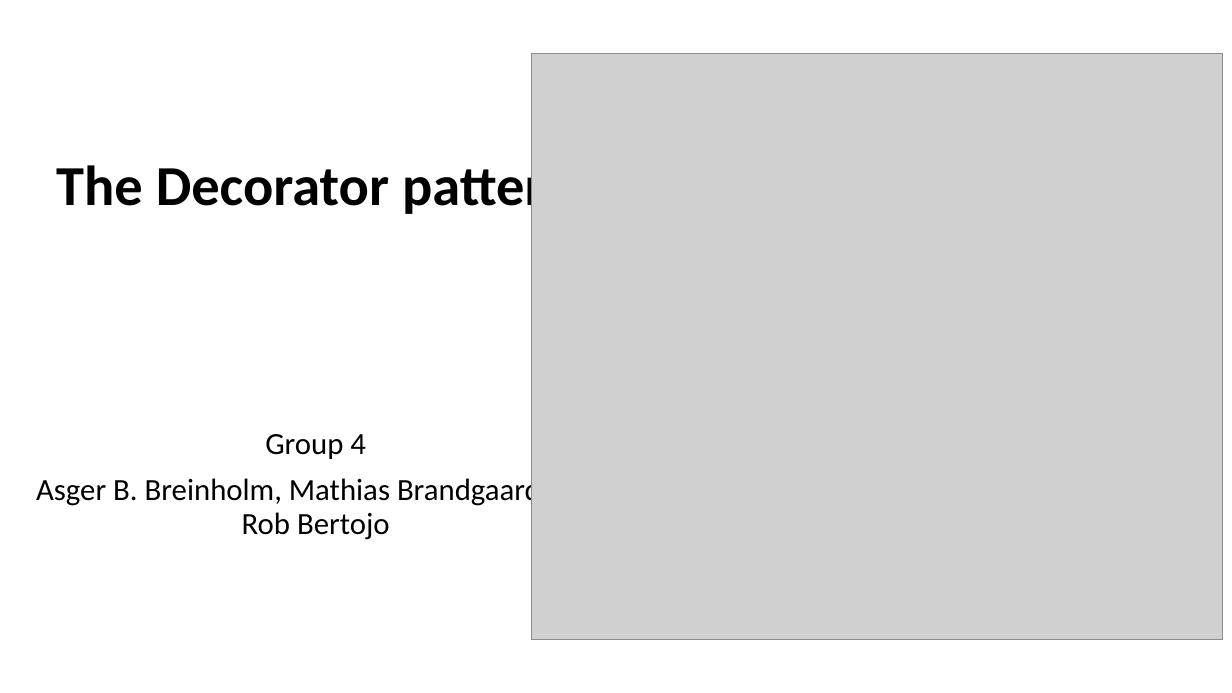
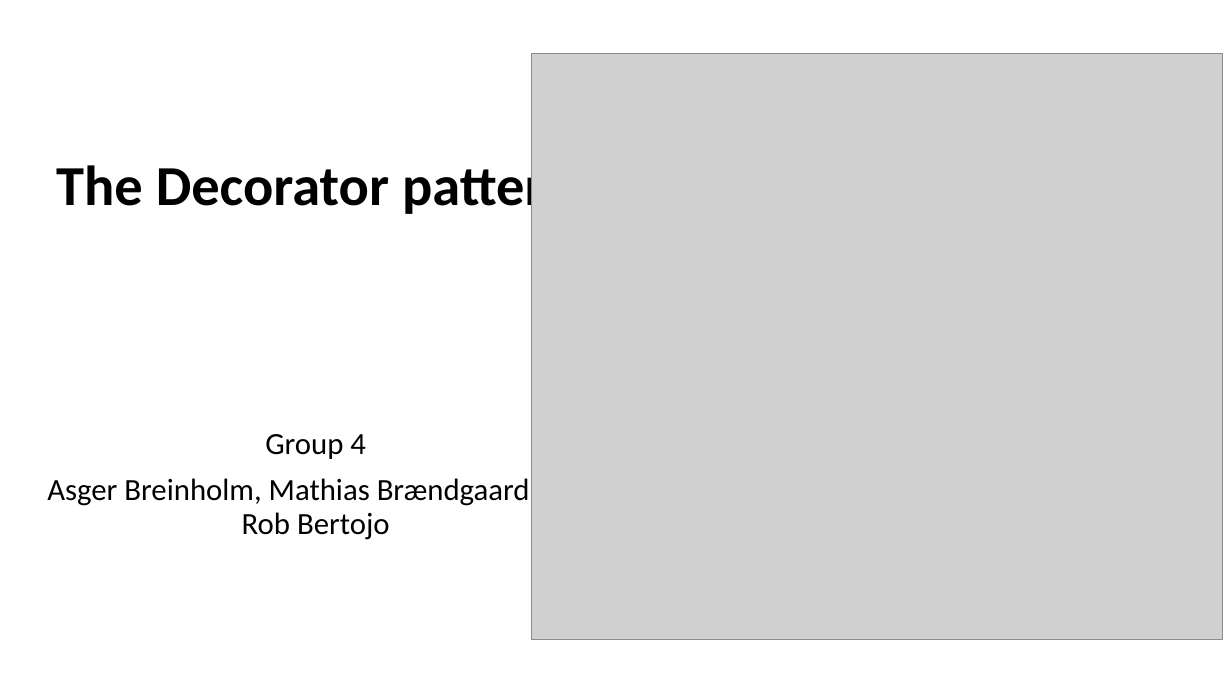
Before and after one commit to DaloonOfDoom/E21SWD_Assignment, a slide deck: slide 1 of Slides/The Decorator pattern.pptx. Drawn at 1232x693 pixels with LibreOffice and Linux fonts; fonts in the diff are those of the drawing; grey boxes stand for pictures. Boxes give left, top, right and bottom in pixels: in the first picture for what was removed or moved away, otherwise in the second. Text is boxed around its words. In the diff, an @@ line names an element or a change of style, - is before the commit and + after.

```diff
--- a/Slides/The Decorator pattern.pptx
+++ b/Slides/The Decorator pattern.pptx
@@ subtitle at [47,478,530,540]: text changed @@
-Asger B. Breinholm, Mathias Brandgaard and Rob Bertojo
+Asger Breinholm, Mathias Brændgaard and Rob Bertojo
```
